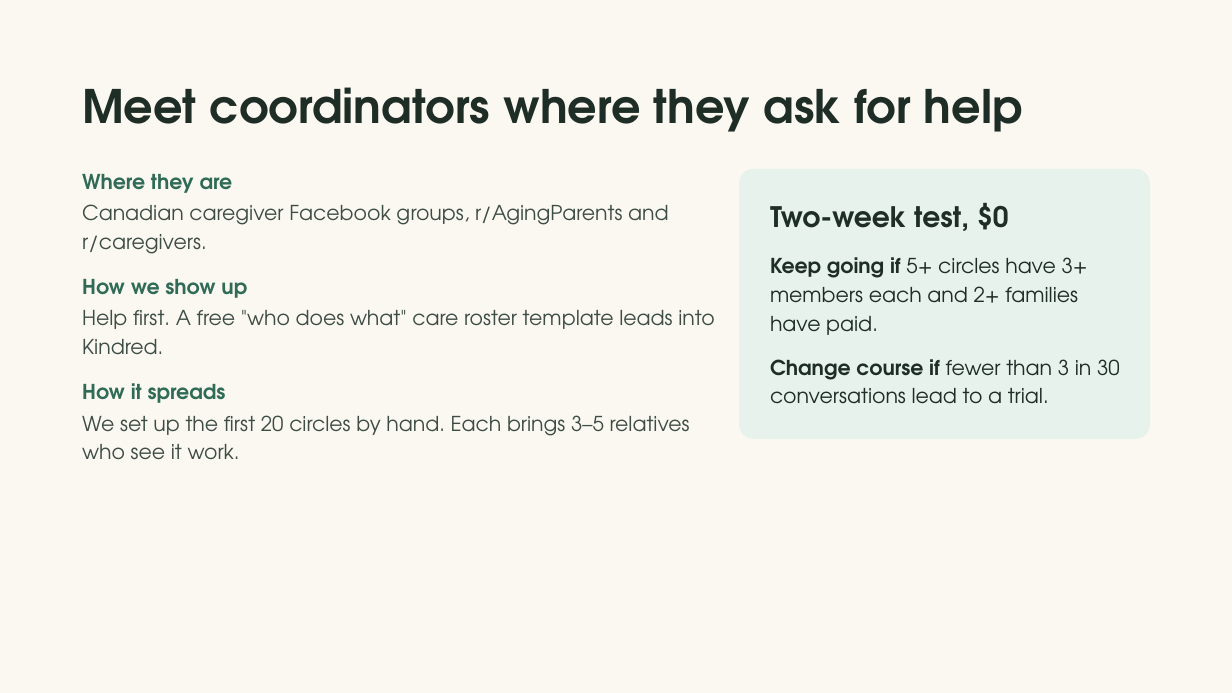
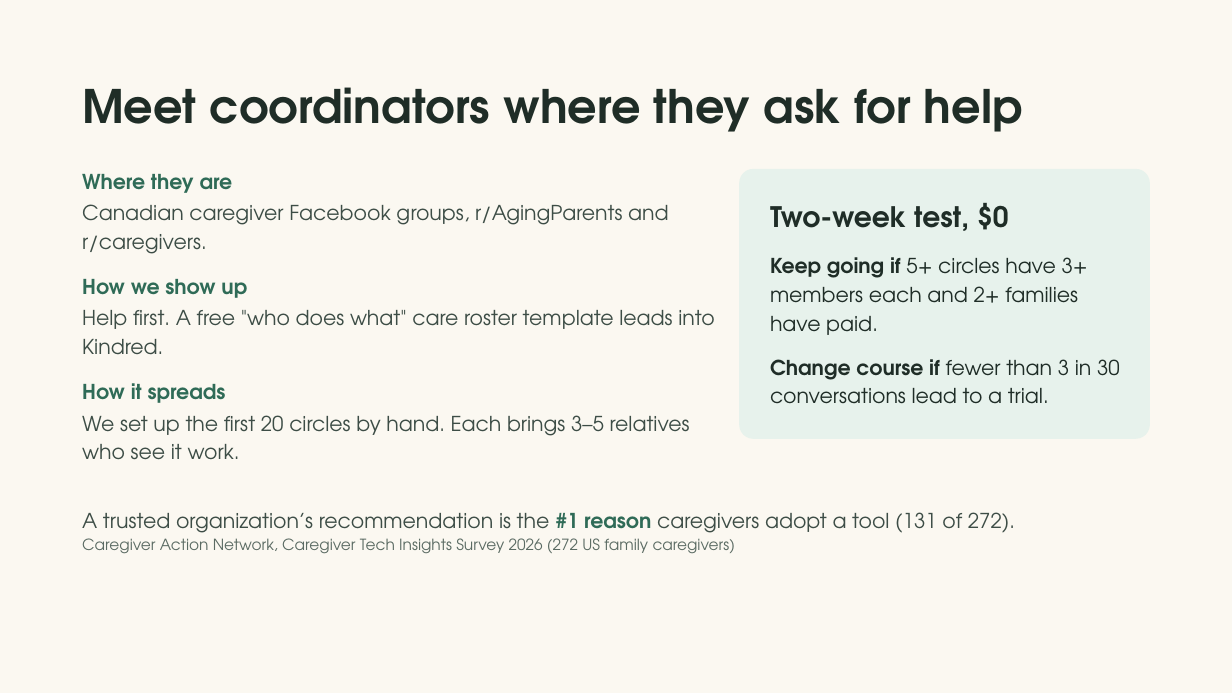
Before and after one commit to Team-Claudia/kindred, a slide deck: slide 10 of docs/pitch/Kindred Demo Day Pitch V3.pptx. Drawn at 1232x693 pixels with LibreOffice and Linux fonts; fonts in the diff are those of the drawing. Boxes give left, top, right and bottom in pixels: in the first picture for what was removed or moved away, otherwise in the second. Text is boxed around its words. In the diff, an @@ line names an element or a change of style, - is before the commit and + after.

```diff
--- a/docs/pitch/Kindred Demo Day Pitch V3.pptx
+++ b/docs/pitch/Kindred Demo Day Pitch V3.pptx
@@ text added at (82, 512, 1015, 554), 16 pt, text #5B6B63 @@
+A trusted organization’s recommendation is the #1 reason caregivers adopt a tool (131 of 272).
+Caregiver Action Network, Caregiver Tech Insights Survey 2026 (272 US family caregivers)
```
Also in this commit, not shown: 2 other slides changed, 1 slide added, 1 slide removed, 4 other files.
